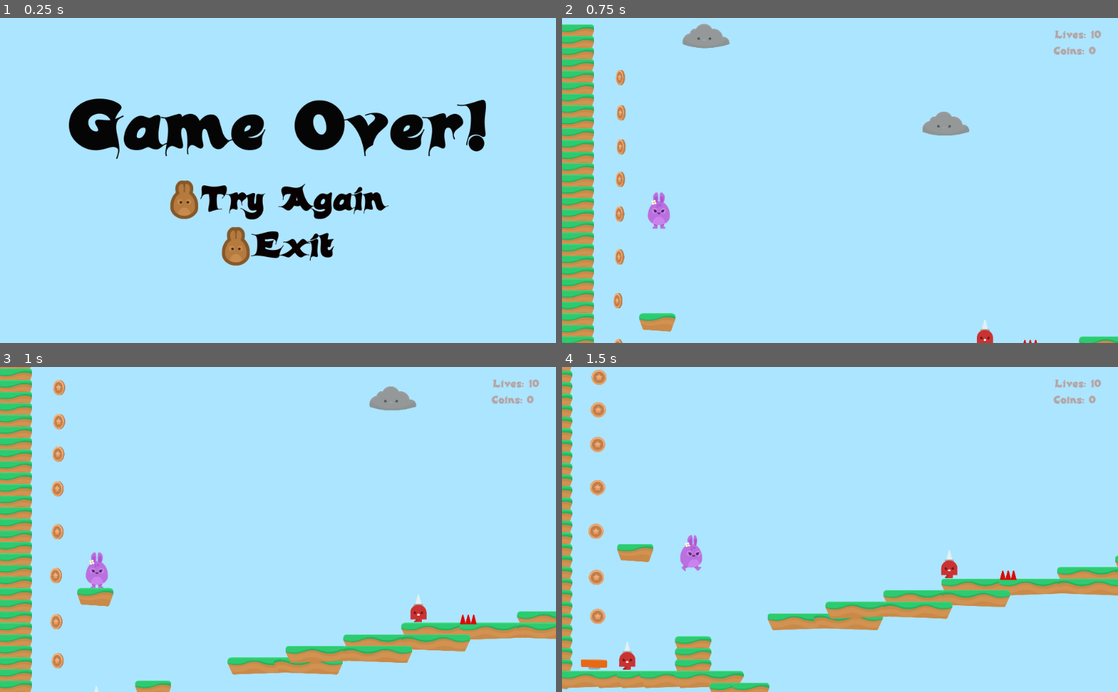
Above: before the commit, frames 1-4 (two rows, left to right).
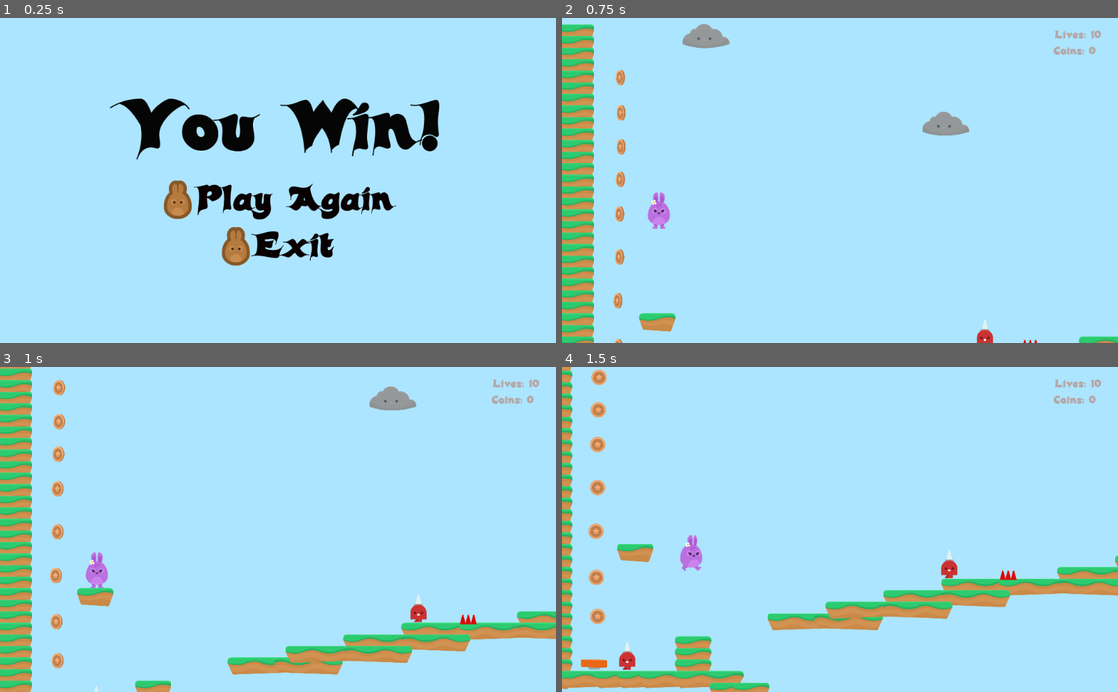
Above: after the commit, the same moments.

Repository: ikostan/IntroToGodot
Game: Godot game, scene res://Scenes/Victory/Victory.tscn
Same seed, same stepped clock (60 frames per second), same inputs: the game is played once before the commit and once after it. This scene is started directly instead of the project's main scene.
Inputs (mouse positions are in pixels of both pictures, inside the frame that each line leads up to; where the layout moved, square brackets give the same spot in the first picture):
- Up to frame 1 (0.25 s): no input
- Up to frame 2 (0.75 s): click (739, 203) [745, 203] at 0.5 s
- Up to frame 3 (1 s): no input
- Up to frame 4 (1.5 s): hold Right (right) from 1.28 s (still down)

The runs differ from the first frame. In frame 1, 7.8% of the frame differs, in the area x 12-88%, y 24-62%; in frame 2, nothing differs; in frame 3, nothing differs; in frame 4, nothing differs.

Commit message:
Win Game scene added + functionality

Diff:
--- a/Levels/GameState.gd
+++ b/Levels/GameState.gd
@@ -37,6 +37,14 @@
 	get_tree().change_scene("res://Scenes/GameOver/GameOver.tscn")
 
 
+func win_game():
+	"Exit game level and open Game Over scene"
+
+	if DEBUG:
+		print(self.name, ' > ', 'win_game', ' live: ', live, ' coins: ', coins)
+	get_tree().change_scene("res://Scenes/Victory/Victory.tscn")
+
+
 func applay_damage():
 	"Applay dammage on Player object"
 
--- a/Levels/Level_1.tscn
+++ b/Levels/Level_1.tscn
@@ -11,6 +11,7 @@
 [ext_resource path="res://Scenes/Coin/Coin.tscn" type="PackedScene" id=9]
 [ext_resource path="res://Scenes/NPC/SpikeMan.tscn" type="PackedScene" id=10]
 [ext_resource path="res://Scenes/NPC/Cloud.tscn" type="PackedScene" id=11]
+[ext_resource path="res://Scenes/Portal/Portal.tscn" type="PackedScene" id=12]
 
 [node name="Level_1" type="Node2D"]
 script = ExtResource( 7 )
@@ -109,6 +110,9 @@
 [node name="Coin25" parent="Items/Coins" instance=ExtResource( 9 )]
 position = Vector2( -2290.4, -645.99 )
 
+[node name="Portal" parent="Items" instance=ExtResource( 12 )]
+position = Vector2( 6069.81, 203.647 )
+
 [node name="Hazards" type="Node" parent="."]
 
 [node name="Spikes" type="Node" parent="Hazards"]
--- /dev/null
+++ b/Scenes/Portal/Portal.gd
@@ -0,0 +1,6 @@
+extends Node2D
+
+
+func _on_Area2D_body_entered(body):
+	$Area2D/AudioStreamPlayer2D.play()
+	get_tree().call_group('GameState', 'win_game')
--- /dev/null
+++ b/Scenes/Portal/Portal.tscn
@@ -0,0 +1,48 @@
+[gd_scene load_steps=6 format=2]
+
+[ext_resource path="res://GFX/Items/portal_yellow.png" type="Texture" id=1]
+[ext_resource path="res://SFX/55853__sergenious__teleport.wav" type="AudioStream" id=2]
+[ext_resource path="res://Scenes/Portal/Portal.gd" type="Script" id=3]
+
+[sub_resource type="RectangleShape2D" id=1]
+extents = Vector2( 103.298, 36.2269 )
+
+[sub_resource type="Animation" id=2]
+resource_name = "Portal"
+length = 2.0
+loop = true
+step = 1.0
+tracks/0/type = "value"
+tracks/0/path = NodePath("..:scale")
+tracks/0/interp = 1
+tracks/0/loop_wrap = true
+tracks/0/imported = false
+tracks/0/enabled = true
+tracks/0/keys = {
+"times": PoolRealArray( 0, 1 ),
+"transitions": PoolRealArray( 1, 1 ),
+"update": 0,
+"values": [ Vector2( 1, 1 ), Vector2( 1.25, 1 ) ]
+}
+
+[node name="Portal" type="Node2D"]
+scale = Vector2( 1.02804, 1 )
+script = ExtResource( 3 )
+
+[node name="Area2D" type="Area2D" parent="."]
+scale = Vector2( 1.25, 1 )
+collision_layer = 0
+
+[node name="Sprite" type="Sprite" parent="Area2D"]
+texture = ExtResource( 1 )
+
+[node name="CollisionShape2D" type="CollisionShape2D" parent="Area2D"]
+shape = SubResource( 1 )
+
+[node name="AudioStreamPlayer2D" type="AudioStreamPlayer2D" parent="Area2D"]
+stream = ExtResource( 2 )
+
+[node name="AnimationPlayer" type="AnimationPlayer" parent="Area2D"]
+autoplay = "Portal"
+anims/Portal = SubResource( 2 )
+[connection signal="body_entered" from="Area2D" to="." method="_on_Area2D_body_entered"]
--- a/Scenes/Victory/Victory.tscn
+++ b/Scenes/Victory/Victory.tscn
@@ -3,3 +3,34 @@
 [ext_resource path="res://Scenes/GameOver/GameOver.tscn" type="PackedScene" id=1]
 
 [node name="Victory" instance=ExtResource( 1 )]
+
+[node name="VBoxContainer" parent="CenterContainer" index="0"]
+margin_left = 212.0
+margin_right = 812.0
+
+[node name="Label" parent="CenterContainer/VBoxContainer" index="0"]
+margin_right = 600.0
+text = "You Win!"
+
+[node name="TryAgain" parent="CenterContainer/VBoxContainer" index="1"]
+margin_right = 600.0
+
+[node name="TryAgain" parent="CenterContainer/VBoxContainer/TryAgain" index="0"]
+margin_left = 89.0
+margin_right = 141.0
+
+[node name="Label" parent="CenterContainer/VBoxContainer/TryAgain" index="1"]
+margin_left = 145.0
+margin_right = 511.0
+text = "Play Again"
+
+[node name="Exit" parent="CenterContainer/VBoxContainer" index="2"]
+margin_right = 600.0
+
+[node name="Exit" parent="CenterContainer/VBoxContainer/Exit" index="0"]
+margin_left = 196.0
+margin_right = 248.0
+
+[node name="Label" parent="CenterContainer/VBoxContainer/Exit" index="1"]
+margin_left = 252.0
+margin_right = 403.0
Not shown: 1 places in Levels/Level_1.tscn that only renumber resources
Not shown, added: SFX/55853__sergenious__teleport.wav.import
Not shown, added: SFX/55853__sergenious__teleport.wav
